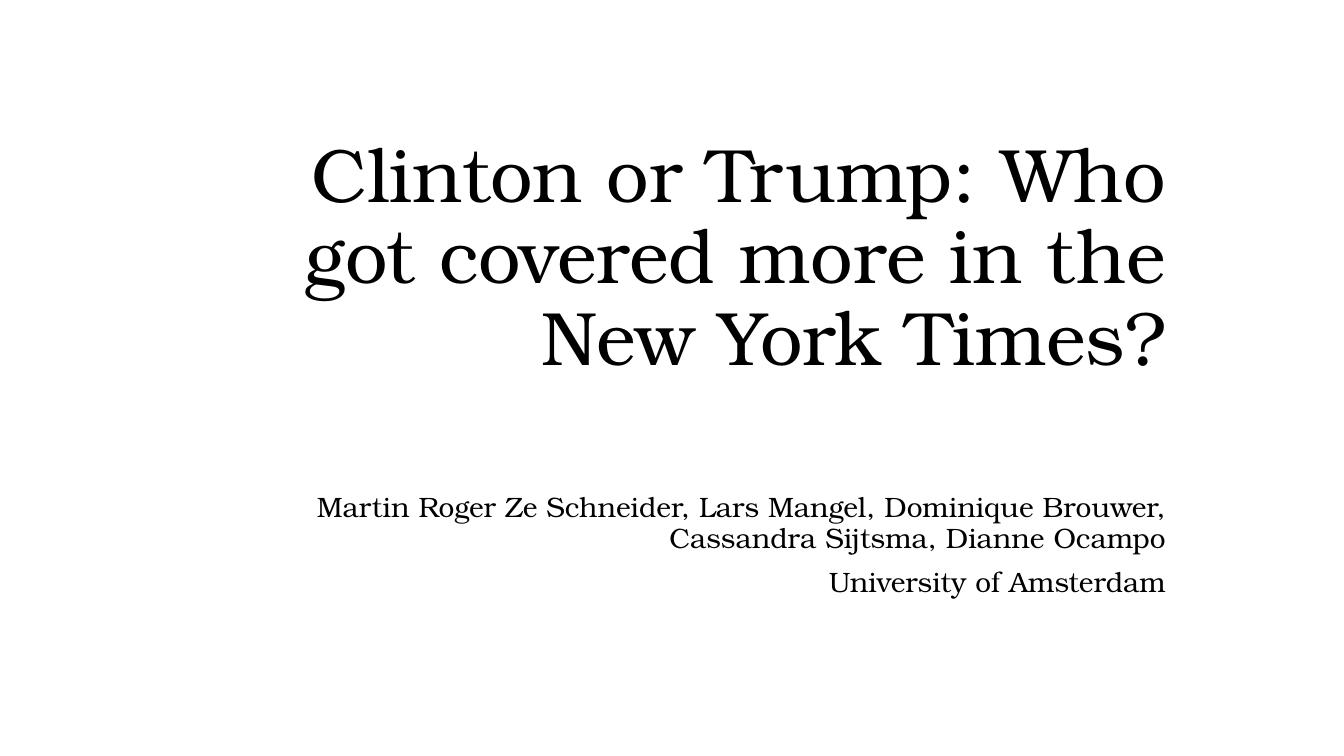
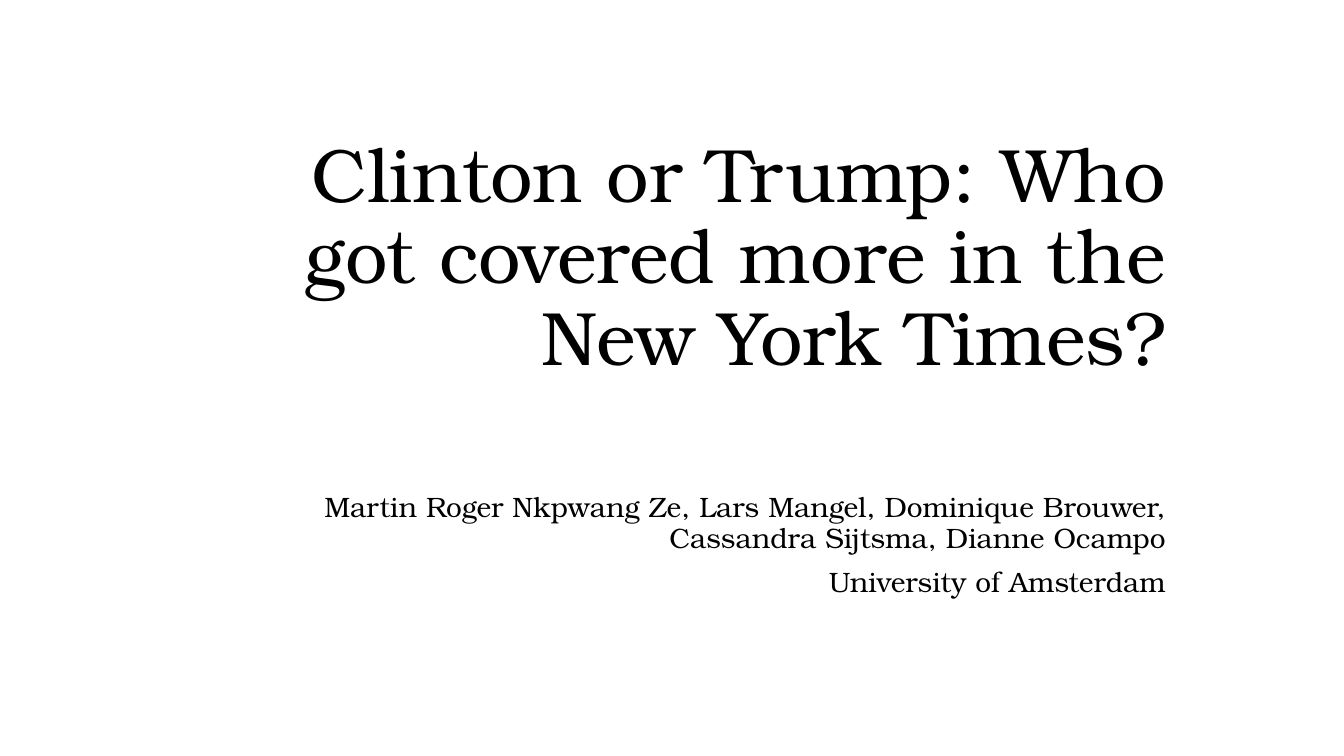
Before and after one commit to dnnocampo/PortfolioOtD, a slide deck: slide 1 of Powerpoint - Frequency Clinton and Trump.pptx. Drawn at 1344x756 pixels with LibreOffice and Linux fonts; fonts in the diff are those of the drawing. Boxes give left, top, right and bottom in pixels: in the first picture for what was removed or moved away, otherwise in the second. Text is boxed around its words. In the diff, an @@ line names an element or a change of style, - is before the commit and + after.

```diff
--- a/Powerpoint - Frequency Clinton and Trump.pptx
+++ b/Powerpoint - Frequency Clinton and Trump.pptx
@@ subtitle at box(324, 497, 1166, 554): text changed @@
-Martin Roger Ze Schneider, Lars Mangel, Dominique Brouwer, Cassandra Sijtsma, Dianne Ocampo
+Martin Roger Nkpwang Ze, Lars Mangel, Dominique Brouwer, Cassandra Sijtsma, Dianne Ocampo
```
Also in this commit, not shown: 3 other slides changed, 7 slides added, 4 slides removed.
